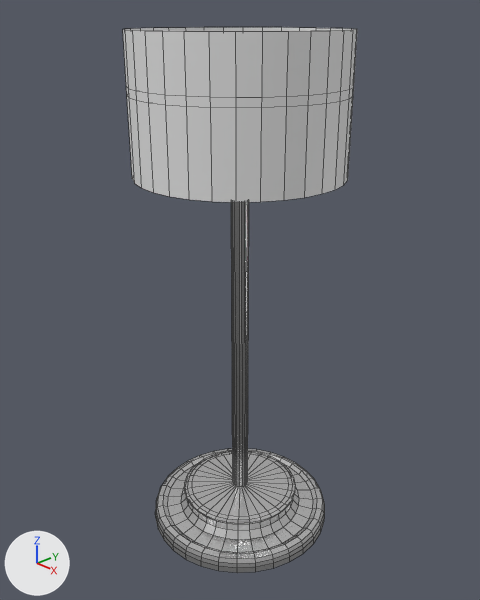
One commit to the Blender file models/furniture/lampFreestanding.blend: the scene before it, then after it.
One viewpoint serves both versions: a 50 mm lens placed at (1.153, -1.085, 1.347), pointed at (-0.003, 0.003, 0.671). The axes (+X, +Y, +Z) are drawn at lower left. The lights are the same throughout. Mesh edges are drawn as thin lines. The same objects are shown in both versions, whatever each file hides.

Script lines for the objects in view, before the commit:
```python
mat_lamp_material_metal = principled_material('Lamp.Material.Metal')
mat_lamp_material_metal.base_color = (0.8, 0.8, 0.8)  # white #e7e7e7
mat_lamp_material_metal.metallic = 1.0
mat_lamp_material_metal.roughness = 0.192
me_circle = bpy.data.meshes.new('Circle')
me_circle.from_pydata(...)  # 480 vertices, 450 faces; spans x -0.1..0.1, y -0.1..0.1, z 0.0..0.482
me_circle.materials.append(mat_lamp_material_metal)  # white #e7e7e7
me_circle_001 = bpy.data.meshes.new('Circle.001')
me_circle_001.from_pydata(...)  # 176 vertices, 148 faces; spans x -0.1..0.1, y -0.1..0.1, z 0.0..0.127
me_circle_001.materials.append(mat_lamp_material_glow)  # white #e7e7e7
ob_circle = bpy.data.objects.new('Circle', me_circle)
ob_circle.location = (0.0, 0.0, 0.0)
ob_circle.scale = (2.5, 2.5, 2.5)
ob_circle_001 = bpy.data.objects.new('Circle.001', me_circle_001)
ob_circle_001.location = (0.0, 0.0, 0.998)
ob_circle_001.scale = (2.55, 2.55, 2.55)
```
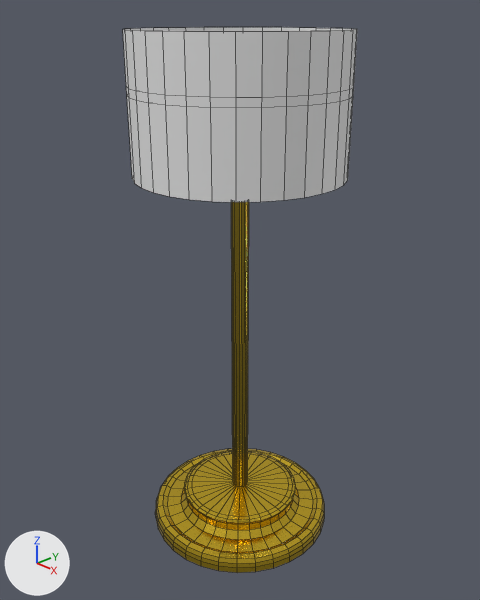
Changed parts and their boxes [x1, y1, x2, y2] in the pictures (480 x 600 px):
'Circle', recoloured (white to yellow)
    both: [155, 202, 325, 573]

What changed in the scene script:
```text
Change mat_lamp_material_metal:
    mat_lamp_material_metal.base_color: (0.8, 0.8, 0.8) -> (0.8, 0.551, 0.0403)  # white #e7e7e7 -> yellow #e7c439
```
